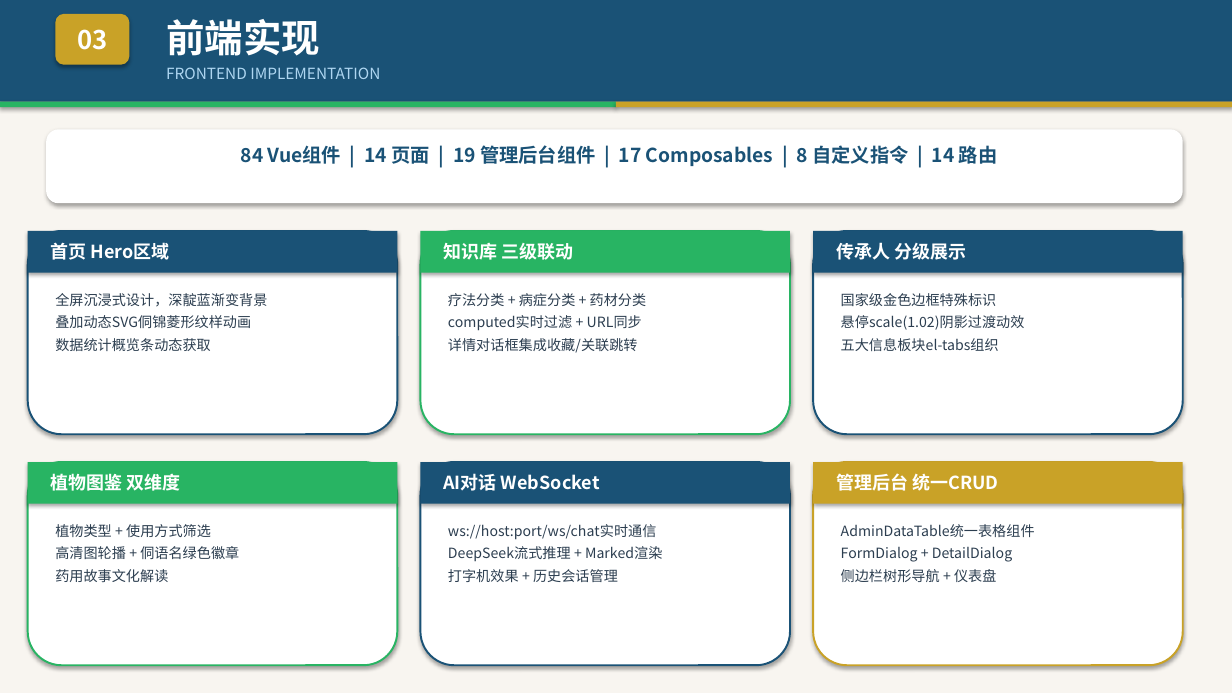
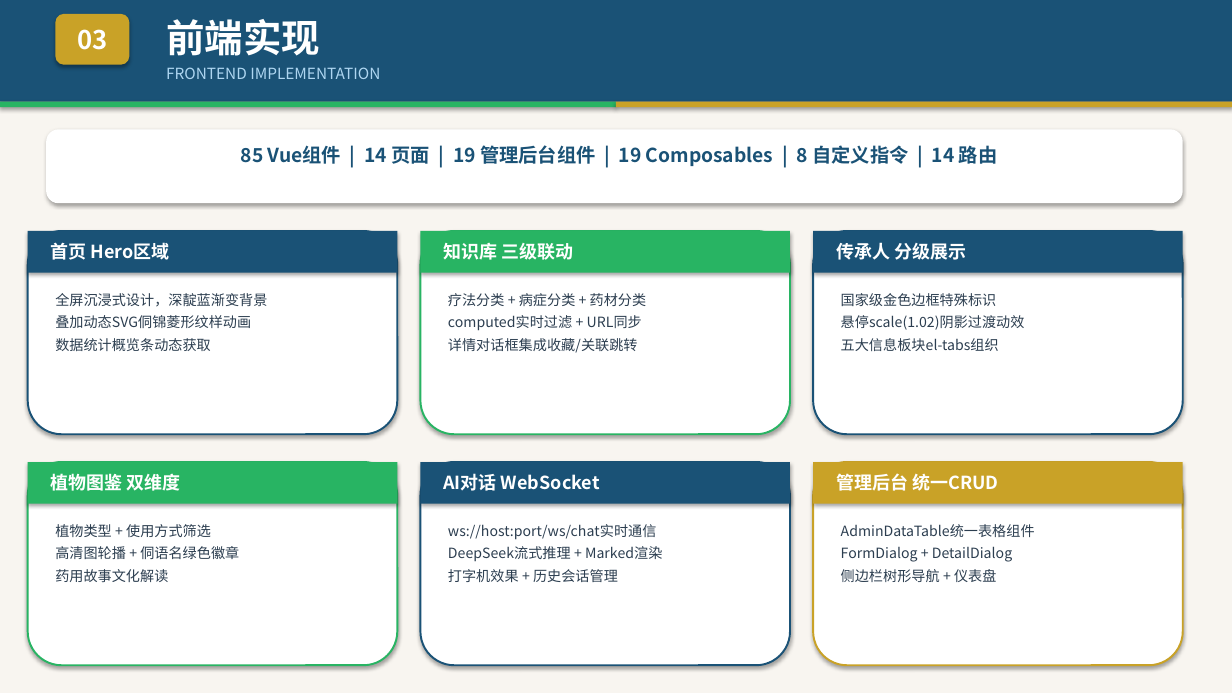
Before and after one commit to yhe3603-star/Graduation-Project, a slide deck: slide 9 of docs/毕业答辩PPT_谢世隆_侗乡医药数字展示平台.pptx. Drawn at 1232x693 pixels with LibreOffice and Linux fonts; fonts in the diff are those of the drawing. Boxes give left, top, right and bottom in pixels: in the first picture for what was removed or moved away, otherwise in the second. Text is boxed around its words. In the diff, an @@ line names an element or a change of style, - is before the commit and + after.

```diff
--- a/docs/毕业答辩PPT_谢世隆_侗乡医药数字展示平台.pptx
+++ b/docs/毕业答辩PPT_谢世隆_侗乡医药数字展示平台.pptx
@@ text at (241,145,997,166): text changed @@
-84 Vue组件 | 14 页面 | 19 管理后台组件 | 17 Composables | 8 自定义指令 | 14 路由
+85 Vue组件 | 14 页面 | 19 管理后台组件 | 19 Composables | 8 自定义指令 | 14 路由
```
Also in this commit, not shown: 2 other slides changed, 5 other files.
